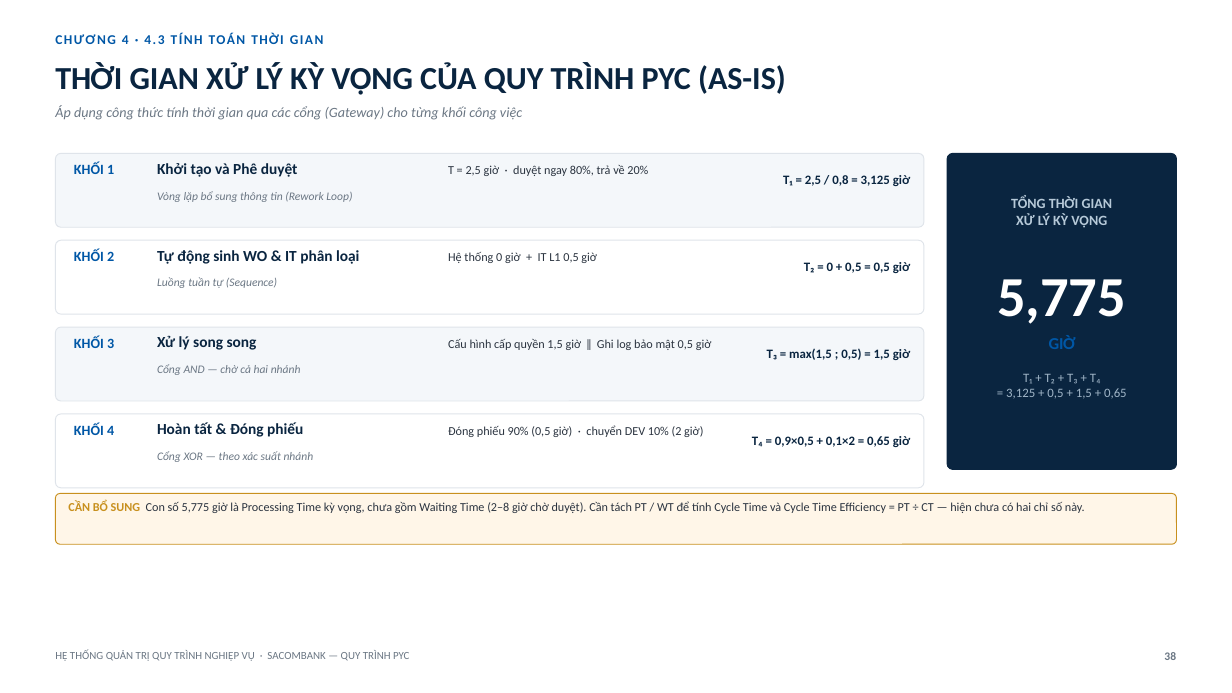
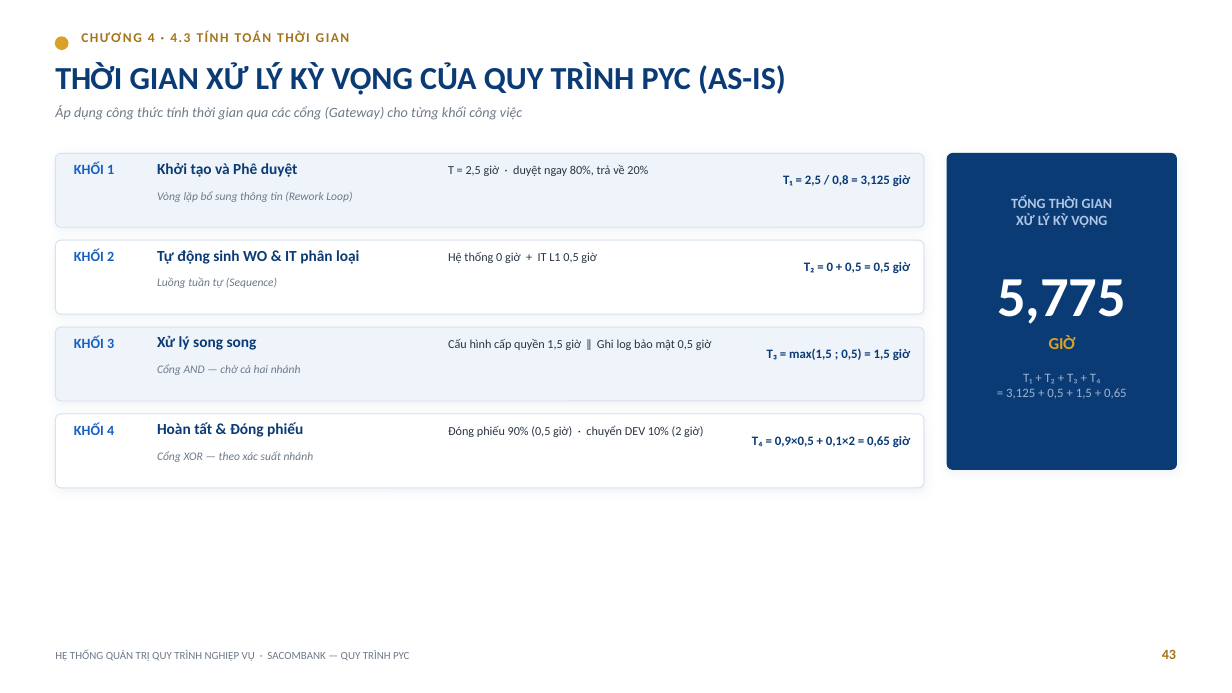
Before and after one commit to trilm83/SACOMBANK, a slide deck: slide 43 of BaoCao_PYC_Sacombank.pptx (slide 38 before the commit). Drawn at 1232x693 pixels with LibreOffice and Linux fonts; fonts in the diff are those of the drawing. Boxes give left, top, right and bottom in pixels: in the first picture for what was removed or moved away, otherwise in the second. Text is boxed around its words. In the diff, an @@ line names an element or a change of style, - is before the commit and + after.

```diff
--- a/BaoCao_PYC_Sacombank.pptx
+++ b/BaoCao_PYC_Sacombank.pptx
@@ ellipse added at [55, 37, 68, 50], fill #D9A227, outline #D9A227 1 pt @@
@@ text "CHƯƠNG 4 · 4.3 TÍNH ...": place and size @@
-text "CHƯƠNG 4 · 4.3 TÍNH ..." at [122, 35, 165, 44]
+text "CHƯƠNG 4 · 4.3 TÍNH ..." at [148, 33, 191, 42]
@@ text "CHƯƠNG 4 · 4.3 TÍNH ..." at [148, 33, 191, 42]: text colour #0057A6 to #A5741A @@
@@ rounded rectangle at [55, 153, 924, 227]: fill #F4F7FA to #EFF4FB; outline #DFE4EA 0.75 pt to #D8E1EC 0.75 pt; shadow on @@
@@ rounded rectangle at [947, 153, 1177, 470]: fill #0A2540 to #0B3B75; outline #0A2540 0.75 pt to #0B3B75 0.75 pt; shadow on @@
@@ text "TỔNG THỜI GIAN" at [1011, 196, 1113, 228]: text colour #B6C9D8 to #AFC6E4 @@
@@ rounded rectangle at [55, 240, 924, 314]: outline #DFE4EA 0.75 pt to #D8E1EC 0.75 pt; shadow on @@
@@ rounded rectangle at [55, 327, 924, 401]: fill #F4F7FA to #EFF4FB; outline #DFE4EA 0.75 pt to #D8E1EC 0.75 pt; shadow on @@
@@ text "GIỜ" at [1049, 335, 1076, 349]: text colour #0057A6 to #D9A227 @@
@@ text "T₁ + T₂ + T₃ ..." at [1006, 374, 1127, 399]: text colour #9FB4C6 to #9BB2D2 @@
@@ rounded rectangle at [55, 414, 924, 488]: outline #DFE4EA 0.75 pt to #D8E1EC 0.75 pt; shadow on @@
@@ text colour #0057A6 to #1660BF in 4 elements at [74, 162, 114, 174], [74, 249, 114, 261], [74, 336, 114, 348], [74, 423, 114, 435] @@
@@ text colour #0A2540 to #0B3B75 in 9 elements at [55, 62, 786, 95], [157, 163, 298, 177], [783, 175, 910, 186], [157, 250, 359, 264], [804, 262, 910, 273], [157, 335, 257, 350], [767, 348, 910, 360], [157, 422, 303, 437], [752, 436, 910, 447] @@
@@ rounded rectangle removed at [55, 494, 1177, 544] @@
@@ text removed at [68, 501, 1085, 513] @@
-CẦN BỔ SUNG Con số 5,775 giờ là Processing Time kỳ vọng, chưa gồm Waiting Time (2–8 giờ chờ duyệt). Cần tách PT / WT để tính Cycle Time và Cycle Time Efficiency = PT ÷ CT — hiện chưa có hai chỉ số này.
@@ text added at [1162, 649, 1176, 659], 11 pt, text #A5741A, bold @@
+43
@@ text removed at [1164, 652, 1176, 660] @@
-38
```
Also in this commit, not shown: 42 other slides changed, 12 slides added, 4 slides removed.
